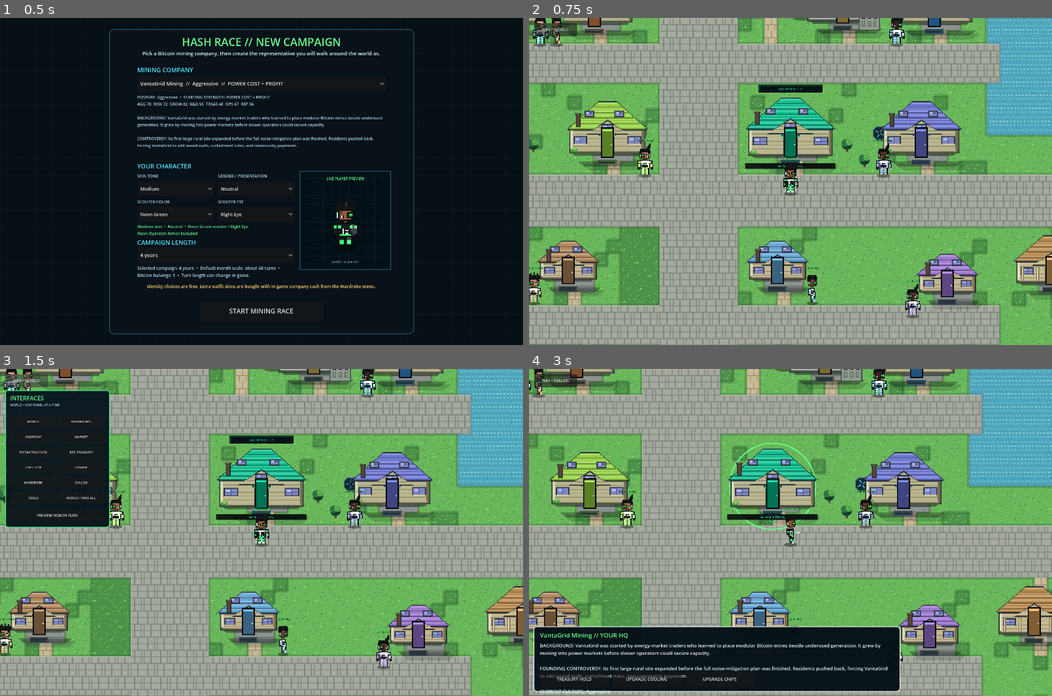
Above: before the commit, frames 1-4 (two rows, left to right).
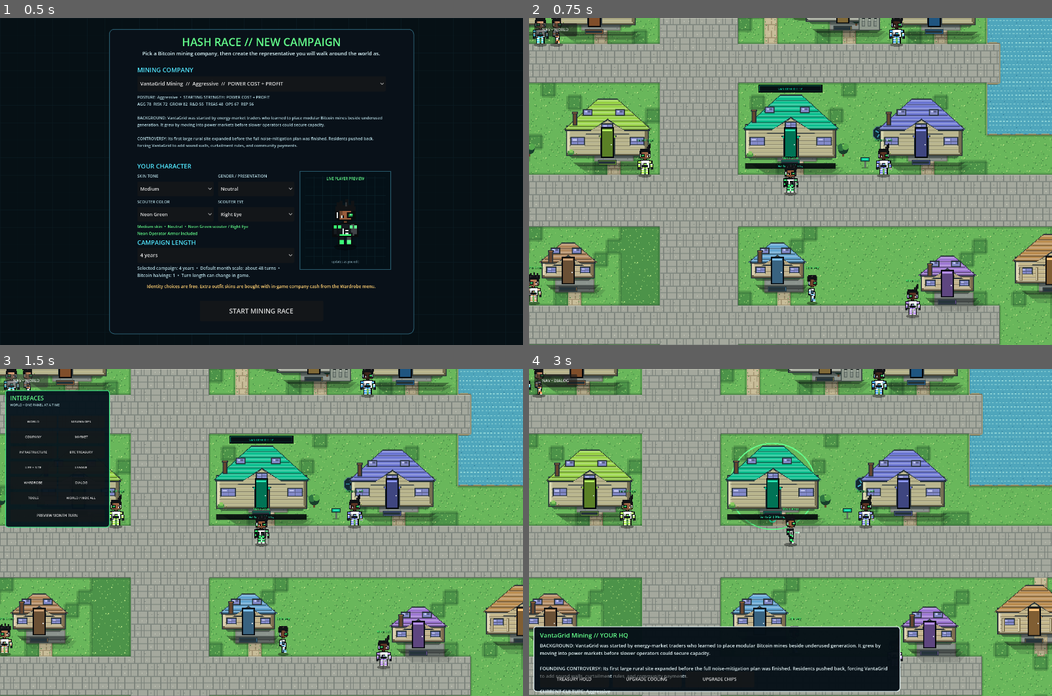
Above: after the commit, the same moments.

Repository: 1freetech/HashRace
Game: Godot game, scene res://scenes/campaign_setup.tscn
Two runs of this game, one before a commit and one after it. Both use one fixed random seed, a clock stepped at 60 frames per second and the inputs below.
Inputs (mouse positions are in pixels of both pictures, inside the frame that each line leads up to):
- Up to frame 1 (0.5 s): no input
- Up to frame 2 (0.75 s): click "START MINING RACE" at 0.5 s
- Up to frame 3 (1.5 s): click "NAV • WORLD" at 1.25 s
- Up to frame 4 (3 s): click "WORLD" at 2 s; tap Enter (ui_accept) at 2.75 s; move the mouse to (905, 516) at 2.77 s; hold D from 2.78 s (still down); tap E at 2.85 s; click (905, 516) at 2.92 s

Frame 1 is identical in both runs. In frame 2, 11% of the frame differs, in the area x 0-100%, y 0-100%; in frame 3, 9.1%; in frame 4, 10%.

Commit message:
v0.107 strengthen pixel-world visual composition

Diff:
--- a/Godot/scenes/world.tscn
+++ b/Godot/scenes/world.tscn
@@ -1,7 +1,7 @@
 [gd_scene load_steps=3 format=3]
 
-; Release inheritance compatibility: world_v106.gd -> world_v105.gd -> world_v104.gd -> world_v103.gd -> world_v102.gd -> world_v101.gd -> world_v100.gd -> world_v099.gd -> world_v098.gd -> world_v097.gd -> world_v096.gd -> world_v095.gd -> world_v094.gd -> world_v093.gd -> world_v092.gd -> world_v091.gd -> world_v090.gd -> world_v089.gd -> world_v088.gd -> world_v087.gd -> prior gameplay stack. v0.106 preserves both power-recovery and cash-protection guidance when a turn preview has combined risk.
-[ext_resource path="res://scripts/world_v106.gd" type="Script" id="1_world"]
+; Release inheritance compatibility: world_v107.gd -> world_v106.gd -> world_v105.gd -> world_v104.gd -> world_v103.gd -> world_v102.gd -> world_v101.gd -> world_v100.gd -> world_v099.gd -> world_v098.gd -> world_v097.gd -> world_v096.gd -> world_v095.gd -> world_v094.gd -> world_v093.gd -> world_v092.gd -> world_v091.gd -> world_v090.gd -> world_v089.gd -> world_v088.gd -> world_v087.gd -> prior gameplay stack. v0.107 strengthens intentional-world composition with larger hero structures, fewer props, harder cast shadows, stepped terrain blending, and more organic path edges.
+[ext_resource path="res://scripts/world_v107.gd" type="Script" id="1_world"]
 [ext_resource path="res://scripts/live_treasury_controls.gd" type="Script" id="2_treasury"]
 
 [node name="HashRaceRPGStrategyWorld" type="Node2D"]
--- a/Godot/scripts/validate_overworld.gd
+++ b/Godot/scripts/validate_overworld.gd
@@ -45,7 +45,7 @@
         "debug_character_customization_ready", "debug_character_skin_tone", "debug_character_gender",
         "debug_character_outfit", "debug_character_scouter_color", "debug_character_scouter_eye", "debug_paid_outfits_use_game_cash", "debug_infrastructure_detail_ready",
         "debug_modular_architecture_ready", "debug_simulation_snapshot", "debug_physical_rack_count", "debug_hud_consolidated", "debug_v070_ready",
-        "debug_negotiation_ready", "debug_negotiation_snapsh …(183 unchanged characters)… tion_ready", "debug_v095_ready", "debug_building_road_overlap_count", "debug_bui …(294 unchanged characters)…
+        "debug_negotiation_ready", "debug_negotiation_snapsh …(183 unchanged characters)… tion_ready", "debug_v095_ready", "debug_v107_ready", "debug_building_road_overlap_count", "debug_bui …(294 unchanged characters)…
         "_choose_outfit", "_open_entity", "_end_quarter"
     ]
     for method_name in required_methods:
@@ -235,6 +235,9 @@
     if not bool(scene.call("debug_v095_ready")):
         _fail("v0.095 roadside/scouter layer did not initialize")
         return
+    if not bool(scene.call("debug_v107_ready")):
+        _fail("v0.107 intentional-world visual composition layer did not initialize")
+        return
     if int(scene.call("debug_building_road_overlap_count")) != 0:
         _fail("one or more interactive buildings still overlap road tiles")
         return
@@ -313,5 +316,5 @@
         _fail("confirmed turn settlement did not advance the turn")
         return
 
-    print("HASH RACE OVERWORLD PASS: v0.095 verified roadside buildings, road/water-safe lots, live scouter color/eye customization, and the existing world-first navigation stack.")
+    print("HASH RACE OVERWORLD PASS: v0.107 verified the intentional-world visual composition layer plus roadside buildings, road/water-safe lots, customization, and the existing world-first navigation stack.")
     quit(0)
--- /dev/null
+++ b/Godot/scripts/world_v107.gd
@@ -0,0 +1,179 @@
+extends "res://scripts/world_v106.gd"
+
+# Hash Race v0.107 intentional-world pixel composition pass.
+#
+# This is an original implementation derived from visual analysis, not copied
+# commercial artwork. The goal is the readable top-down RPG composition shown
+# in the supplied references: one strong building silhouette per parcel, broad
+# negative space, hard directional shadows, stepped terrain borders, and paths
+# that feel embedded in grass instead of stamped on a square grid.
+
+const V107_VISUAL_REVISION := 1
+const V107_HQ_PLAYER_SCALE := 1.18
+const V107_HQ_RIVAL_SCALE := 1.08
+const V107_SERVICE_SCALE := 1.12
+const V107_PARTNER_SCALE := 0.88
+
+const V107_SHADOW_NEAR := Color(0.025, 0.040, 0.045, 0.40)
+const V107_SHADOW_MID := Color(0.025, 0.040, 0.045, 0.24)
+const V107_SHADOW_FAR := Color(0.025, 0.040, 0.045, 0.12)
+const V107_PATH_SOIL := Color("927b59")
+const V107_PATH_EDGE_LIGHT := Color("dccb9c")
+const V107_ROAD_SHOULDER := Color("6c766d")
+const V107_WATER_BANK_DARK := Color("6e6548")
+const V107_WATER_BANK_LIGHT := Color("b2a77a")
+
+func _ready() -> void:
+    super._ready()
+    set_meta("hashrace_v107_visual_revision", V107_VISUAL_REVISION)
+    queue_redraw()
+
+# Make the gameplay-important buildings read first. Partner offices deliberately
+# recede so important mining/power/hardware structures get breathing room.
+func _v103_visual_size(pos: Vector2, size_value: Vector2, style: String) -> Vector2:
+    var scale := 1.0
+    if style == "hq":
+        scale = V107_HQ_PLAYER_SCALE if pos.distance_to(_player_hq_center()) <= 8.0 else V107_HQ_RIVAL_SCALE
+    elif style in ["machines", "power", "bank", "land"]:
+        scale = V107_SERVICE_SCALE
+    elif style == "partner":
+        scale = V107_PARTNER_SCALE
+    return Vector2(round(size_value.x * scale), round(size_value.y * scale))
+
+# Three hard-edged shadow layers create a fixed top-left light source without
+# blur. This preserves pixel-art readability while giving buildings more mass.
+func _v103_draw_building_shadow(pos: Vector2, size_value: Vector2) -> void:
+    var foot_y := pos.y + size_value.y * 0.38
+    var half_w := size_value.x * 0.44
+    _v107_shadow_quad(pos, foot_y, half_w, Vector2(42.0, 28.0), 30.0, 0.72, V107_SHADOW_FAR)
+    _v107_shadow_quad(pos, foot_y, half_w, Vector2(29.0, 19.0), 22.0, 0.78, V107_SHADOW_MID)
+    _v107_shadow_quad(pos, foot_y, half_w, Vector2(17.0, 11.0), 15.0, 0.84, V107_SHADOW_NEAR)
+
+func _v107_shadow_quad(pos: Vector2, foot_y: float, half_w: float, offset: Vector2, depth: float, taper: float, color: Color) -> void:
+    var poly := PackedVector2Array([
+        VisualStack.snap_to_pixel(Vector2(pos.x - half_w, foot_y) + offset),
+        VisualStack.snap_to_pixel(Vector2(pos.x + half_w, foot_y) + offset),
+        VisualStack.snap_to_pixel(Vector2(pos.x + half_w * taper, foot_y + depth) + offset),
+        VisualStack.snap_to_pixel(Vector2(pos.x - half_w * taper, foot_y + depth) + offset),
+    ])
+    draw_colored_polygon(poly, color)
+
+# Keep the inherited 16x16 source textures, then add a small adjacency-driven
+# composition pass. The extra pixels are intentionally sparse: they change the
+# shape language of paths/shorelines without turning the ground into noise.
+func _draw_art_tile(cell: Vector2i, tile_id: int) -> void:
+    super._draw_art_tile(cell, tile_id)
+    var p := VisualStack.snap_to_pixel(Vector2(float(cell.x) * ART_TILE_SIZE, float(cell.y) * ART_TILE_SIZE))
+    if tile_id == TILE_PLAZA:
+        _v107_draw_path_shape(cell, p)
+    elif tile_id == TILE_ROAD:
+        _v107_draw_road_shoulders(cell, p)
+    elif tile_id == TILE_WATER:
+        _v107_draw_stepped_bank(cell, p)
+
+func _v107_is_grass(cell: Vector2i) -> bool:
+    var tile := int(art_cells.get(cell, -999))
+    return tile == TILE_GRASS or tile == TILE_GRASS_DARK
+
+func _v107_draw_path_shape(cell: Vector2i, p: Vector2) -> void:
+    var up := _v107_is_grass(cell + Vector2i.UP)
+    var down := _v107_is_grass(cell + Vector2i.DOWN)
+    var left := _v107_is_grass(cell + Vector2i.LEFT)
+    var right := _v107_is_grass(cell + Vector2i.RIGHT)
+    var grass := V097_GRASS
+    var grass_dark := V097_GRASS_DARK
+
+    if up:
+        draw_rect(Rect2(p, Vector2(DISPLAY_TILE_SIZE, 2.0)), V107_PATH_EDGE_LIGHT, true)
+        _v107_edge_specks(p, Vector2i.UP, cell, grass_dark)
+    if down:
+        draw_rect(Rect2(p + Vector2(0.0, DISPLAY_TILE_SIZE - 3.0), Vector2(DISPLAY_TILE_SIZE, 3.0)), V107_PATH_SOIL, true)
+        _v107_edge_specks(p, Vector2i.DOWN, cell, grass_dark)
+    if left:
+        draw_rect(Rect2(p, Vector2(2.0, DISPLAY_TILE_SIZE)), V107_PATH_EDGE_LIGHT, true)
+        _v107_edge_specks(p, Vector2i.LEFT, cell, grass_dark)
+    if right:
+        draw_rect(Rect2(p + Vector2(DISPLAY_TILE_SIZE - 3.0, 0.0), Vector2(3.0, DISPLAY_TILE_SIZE)), V107_PATH_SOIL, true)
+        _v107_edge_specks(p, Vector2i.RIGHT, cell, grass_dark)
+
+    # Stepped corner bites break the obvious square-tile silhouette.
+    if up and left:
+        _v107_corner_bite(p, Vector2(0.0, 0.0), grass, grass_dark)
+    if up and right:
+        _v107_corner_bite(p, Vector2(DISPLAY_TILE_SIZE - 9.0, 0.0), grass, grass_dark)
+    if down and left:
+        _v107_corner_bite(p, Vector2(0.0, DISPLAY_TILE_SIZE - 9.0), grass, grass_dark)
+    if down and right:
+        _v107_corner_bite(p, Vector2(DISPLAY_TILE_SIZE - 9.0, DISPLAY_TILE_SIZE - 9.0), grass, grass_dark)
+
+func _v107_corner_bite(p: Vector2, offset: Vector2, grass: Color, grass_dark: Color) -> void:
+    draw_rect(Rect2(p + offset, Vector2(9.0, 9.0)), grass, true)
+    draw_rect(Rect2(p + offset + Vector2(3.0, 3.0), Vector2(6.0, 6.0)), grass_dark, true)
+    draw_rect(Rect2(p + offset + Vector2(6.0, 6.0), Vector2(3.0, 3.0)), grass, true)
+
+func _v107_edge_specks(p: Vector2, direction: Vector2i, cell: Vector2i, color: Color) -> void:
+    var seed := absi(cell.x * 29 + cell.y * 43 + direction.x * 7 + direction.y * 11)
+    for i in range(3):
+        var along := float((seed + i * 13) % 34 + 7)
+        if direction == Vector2i.UP:
+            draw_rect(Rect2(p + Vector2(along, 3.0 + float(i % 2) * 3.0), Vector2(3.0, 3.0)), color, true)
+        elif direction == Vector2i.DOWN:
+            draw_rect(Rect2(p + Vector2(along, DISPLAY_TILE_SIZE - 7.0 - float(i % 2) * 3.0), Vector2(3.0, 3.0)), color, true)
+        elif direction == Vector2i.LEFT:
+            draw_rect(Rect2(p + Vector2(3.0 + float(i % 2) * 3.0, along), Vector2(3.0, 3.0)), color, true)
+        elif direction == Vector2i.RIGHT:
+            draw_rect(Rect2(p + Vector2(DISPLAY_TILE_SIZE - 7.0 - float(i % 2) * 3.0, along), Vector2(3.0, 3.0)), color, true)
+
+func _v107_draw_road_shoulders(cell: Vector2i, p: Vector2) -> void:
+    if _v107_is_grass(cell + Vector2i.UP):
+        draw_rect(Rect2(p, Vector2(DISPLAY_TILE_SIZE, 2.0)), V107_ROAD_SHOULDER, true)
+    if _v107_is_grass(cell + Vector2i.DOWN):
+        draw_rect(Rect2(p + Vector2(0.0, DISPLAY_TILE_SIZE - 2.0), Vector2(DISPLAY_TILE_SIZE, 2.0)), V107_ROAD_SHOULDER.darkened(0.12), true)
+    if _v107_is_grass(cell + Vector2i.LEFT):
+        draw_rect(Rect2(p, Vector2(2.0, DISPLAY_TILE_SIZE)), V107_ROAD_SHOULDER, true)
+    if _v107_is_grass(cell + Vector2i.RIGHT):
+        draw_rect(Rect2(p + Vector2(DISPLAY_TILE_SIZE - 2.0, 0.0), Vector2(2.0, DISPLAY_TILE_SIZE)), V107_ROAD_SHOULDER.darkened(0.12), true)
+
+func _v107_draw_stepped_bank(cell: Vector2i, p: Vector2) -> void:
+    if int(art_cells.get(cell + Vector2i.UP, TILE_WATER)) != TILE_WATER:
+        draw_rect(Rect2(p, Vector2(DISPLAY_TILE_SIZE, 3.0)), V107_WATER_BANK_LIGHT, true)
+        draw_rect(Rect2(p + Vector2(6.0, 3.0), Vector2(DISPLAY_TILE_SIZE - 12.0, 2.0)), V107_WATER_BANK_DARK, true)
+    if int(art_cells.get(cell + Vector2i.DOWN, TILE_WATER)) != TILE_WATER:
+        draw_rect(Rect2(p + Vector2(0.0, DISPLAY_TILE_SIZE - 4.0), Vector2(DISPLAY_TILE_SIZE, 4.0)), V107_WATER_BANK_DARK, true)
+        draw_rect(Rect2(p + Vector2(9.0, DISPLAY_TILE_SIZE - 6.0), Vector2(DISPLAY_TILE_SIZE - 18.0, 2.0)), V107_WATER_BANK_LIGHT, true)
+    if int(art_cells.get(cell + Vector2i.LEFT, TILE_WATER)) != TILE_WATER:
+        draw_rect(Rect2(p, Vector2(3.0, DISPLAY_TILE_SIZE)), V107_WATER_BANK_LIGHT, true)
+    if int(art_cells.get(cell + Vector2i.RIGHT, TILE_WATER)) != TILE_WATER:
+        draw_rect(Rect2(p + Vector2(DISPLAY_TILE_SIZE - 4.0, 0.0), Vector2(4.0, DISPLAY_TILE_SIZE)), V107_WATER_BANK_DARK, true)
+
+# One detailed terrain-safe accent per mining campus instead of repeated arrays
+# of decorative structures. The player campus gets one extra compact site sign.
+func _draw_mining_campus(center: Vector2, accent: Color) -> void:
+    _v102_tree_if_land(center + Vector2(-286.0, 52.0))
+    if center.distance_to(_player_hq_center()) <= 8.0:
+        _v107_draw_site_marker(center + Vector2(274.0, 98.0), accent)
+
+func _v107_draw_site_marker(pos: Vector2, accent: Color) -> void:
+    var cell := _world_to_art_cell(pos)
+    var tile := int(art_cells.get(cell, TILE_WATER))
+    if tile == TILE_WATER or tile == TILE_ROAD:
+        return
+    var p := VisualStack.snap_to_pixel(pos)
+    draw_rect(Rect2(p + Vector2(-12.0, 19.0), Vector2(24.0, 5.0)), Color(0.02, 0.03, 0.03, 0.32), true)
+    draw_rect(Rect2(p + Vector2(-3.0, -8.0), Vector2(6.0, 29.0)), Color("5f6b64"), true)
+    draw_rect(Rect2(p + Vector2(-17.0, -18.0), Vector2(34.0, 16.0)), Color("172027"), true)
+    draw_rect(Rect2(p + Vector2(-14.0, -15.0), Vector2(28.0, 10.0)), accent.darkened(0.18), true)
+    draw_rect(Rect2(p + Vector2(-10.0, -12.0), Vector2(20.0, 3.0)), accent.lightened(0.18), true)
+
+func debug_v107_ready() -> bool:
+    var player_hq := _v103_visual_size(_player_hq_center(), WorldScale.HQ_SIZE, "hq")
+    var partner := _v103_visual_size(Vector2.ZERO, WorldScale.PARTNER_SIZE, "partner")
+    return (
+        V107_VISUAL_REVISION == 1
+        and debug_v106_ready()
+        and player_hq.x >= round(WorldScale.HQ_SIZE.x * 1.17)
+        and partner.x <= round(WorldScale.PARTNER_SIZE.x * 0.90)
+        and V107_SERVICE_SCALE > 1.0
+        and V107_SHADOW_NEAR.a > V107_SHADOW_MID.a
+        and V107_SHADOW_MID.a > V107_SHADOW_FAR.a
+    )
Not shown, changed: .github/workflows/smoke-test.yml
Not shown, changed: VERSION
Not shown, added: docs/V107_VISUAL_REVERSE_ENGINEERING.md
Not shown, added: tools/test_v107_visual_composition_contract.py
